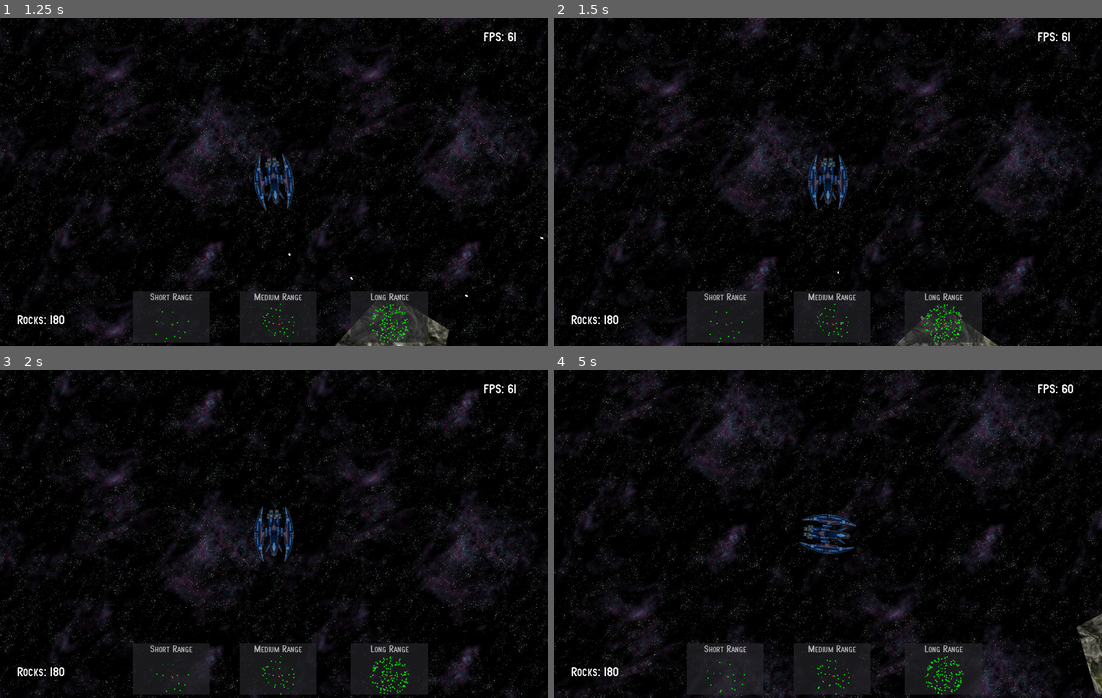
Above: before the commit, frames 1-4 (two rows, left to right).
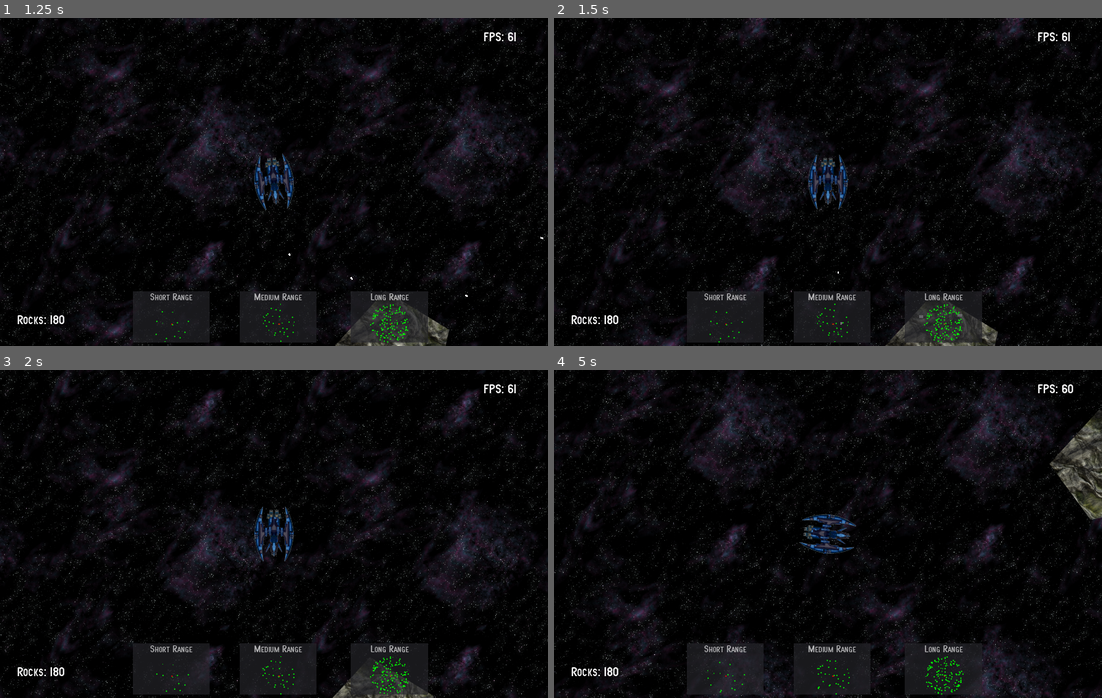
Above: after the commit, the same moments.

Repository: imekon/ShootTheRocks
Game: Godot game, scene res://scenes/Main.tscn
Two runs of this game, one before a commit and one after it. Both use one fixed random seed, a clock stepped at 60 frames per second and the inputs below.
Inputs:
- Up to frame 1 (1.25 s): tap Enter at 0.5 s; hold Right (turn_right) from 0.53 s (still down); hold Ctrl (fire) from 0.53 s (still down)
- Up to frame 2 (1.5 s): release Right (turn_right) at 1.28 s; release Ctrl (fire) at 1.28 s; hold Down (move_backward) from 1.28 s (still down); tap Ctrl (fire) at 1.35 s
- Up to frame 3 (2 s): keep holding Down (move_backward)
- Up to frame 4 (5 s): release Down (move_backward) at 2.03 s; hold Right (turn_right) 2.03-2.78 s; hold Ctrl (fire) 2.03-2.78 s; hold Up (move_forward) 2.78-3.53 s; tap Ctrl (fire) at 2.85, 4.35 s; hold Ctrl (fire) 3.53-4.28 s; hold Left (turn_left) from 3.53 s (still down)

Frame 1 is identical in both runs. In frame 2, 0.5% of the frame differs, in the area x 31-82%, y 85-100%; in frame 3, 0.5%; in frame 4, 2.3%, in the area x 31-100%, y 12-99%.

Commit message:
fixed exploding bullets
by using an instance of another non-physics object

Diff:
--- a/scenes/Bullet.tscn
+++ b/scenes/Bullet.tscn
@@ -1,38 +1,10 @@
-[gd_scene load_steps=5 format=2]
+[gd_scene load_steps=4 format=2]
 
 [ext_resource path="res://scripts/Bullet.gd" type="Script" id=1]
 [ext_resource path="res://images/bullet.png" type="Texture" id=2]
 
 [sub_resource type="RectangleShape2D" id=1]
 extents = Vector2( 3, 2 )
-
-[sub_resource type="Animation" id=2]
-resource_name = "Explode"
-length = 2.0
-tracks/0/type = "value"
-tracks/0/path = NodePath("Sprite:scale")
-tracks/0/interp = 1
-tracks/0/loop_wrap = true
-tracks/0/imported = false
-tracks/0/enabled = true
-tracks/0/keys = {
-"times": PoolRealArray( 0, 1 ),
-"transitions": PoolRealArray( 1, 1 ),
-"update": 0,
-"values": [ Vector2( 1, 1 ), Vector2( 4, 4 ) ]
-}
-tracks/1/type = "value"
-tracks/1/path = NodePath("Sprite:modulate")
-tracks/1/interp = 1
-tracks/1/loop_wrap = true
-tracks/1/imported = false
-tracks/1/enabled = true
-tracks/1/keys = {
-"times": PoolRealArray( 0, 2 ),
-"transitions": PoolRealArray( 1, 1 ),
-"update": 0,
-"values": [ Color( 1, 1, 1, 1 ), Color( 1, 1, 1, 0 ) ]
-}
 
 [node name="Bullet" type="KinematicBody2D"]
 script = ExtResource( 1 )
@@ -42,6 +14,3 @@
 
 [node name="CollisionShape2D" type="CollisionShape2D" parent="."]
 shape = SubResource( 1 )
-
-[node name="ExplosionAnimation" type="AnimationPlayer" parent="."]
-anims/Explode = SubResource( 2 )
--- /dev/null
+++ b/scenes/ExplodingBullet.tscn
@@ -0,0 +1,39 @@
+[gd_scene load_steps=4 format=2]
+
+[ext_resource path="res://images/bullet.png" type="Texture" id=1]
+[ext_resource path="res://scripts/ExplodingBullet.gd" type="Script" id=2]
+
+[sub_resource type="Animation" id=1]
+resource_name = "Explode"
+length = 2.0
+tracks/0/type = "value"
+tracks/0/path = NodePath(".:scale")
+tracks/0/interp = 1
+tracks/0/loop_wrap = true
+tracks/0/imported = false
+tracks/0/enabled = true
+tracks/0/keys = {
+"times": PoolRealArray( 0, 1 ),
+"transitions": PoolRealArray( 1, 1 ),
+"update": 0,
+"values": [ Vector2( 1, 1 ), Vector2( 4, 4 ) ]
+}
+tracks/1/type = "value"
+tracks/1/path = NodePath(".:modulate")
+tracks/1/interp = 1
+tracks/1/loop_wrap = true
+tracks/1/imported = false
+tracks/1/enabled = true
+tracks/1/keys = {
+"times": PoolRealArray( 0, 2 ),
+"transitions": PoolRealArray( 1, 1 ),
+"update": 0,
+"values": [ Color( 1, 1, 1, 1 ), Color( 1, 1, 1, 0 ) ]
+}
+
+[node name="ExplodingBullet" type="Sprite"]
+texture = ExtResource( 1 )
+script = ExtResource( 2 )
+
+[node name="AnimationPlayer" type="AnimationPlayer" parent="."]
+anims/Explode = SubResource( 1 )
--- a/scripts/Bullet.gd
+++ b/scripts/Bullet.gd
@@ -3,19 +3,14 @@
 const MOVEMENT = 1000.0
 
 var start_time
-var exploded
 
-onready var explosion = $ExplosionAnimation
+onready var explosion = load("res://scenes/ExplodingBullet.tscn")
 
 func _ready():
-	exploded = false
 	start_time = OS.get_unix_time()
 	add_to_group("bullet")
 
 func _physics_process(delta):
-	if exploded:
-		return
-
 	var thrust = MOVEMENT * delta
 	var rot = rotation_degrees
 	var direction = Vector2(thrust, 0).rotated(deg2rad(rot))
@@ -24,14 +19,13 @@
 		if collision.collider.has_method("damage"):
 			collision.collider.damage()
 			explode()
-			# queue_free()
+			queue_free()
 
 	var now = OS.get_unix_time()
 	if now - start_time > 1:
 		queue_free()
 
 func explode():
-	exploded = true
-	explosion.play("Explode")
-	yield(explosion, "animation_finished")
-	queue_free()
+	var explosion_instance = explosion.instance()
+	get_parent().add_child(explosion_instance)
+	explosion_instance.global_position = global_position
--- /dev/null
+++ b/scripts/ExplodingBullet.gd
@@ -0,0 +1,8 @@
+extends Sprite
+
+onready var animation = $AnimationPlayer
+
+func _ready():
+	animation.play("Explode")
+	yield(animation, "animation_finished")
+	queue_free()
